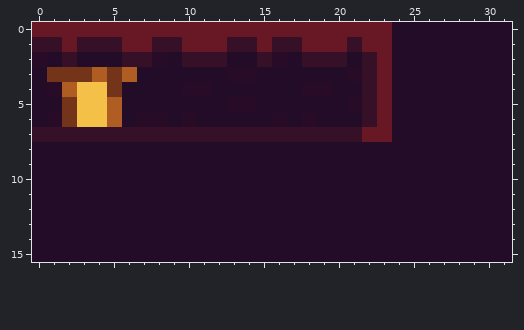
File history of a pixel-art sprite, assets/texture/tiles.png. The first picture shows the starting point.
The file is 32x16 pixels.
And afterwards:
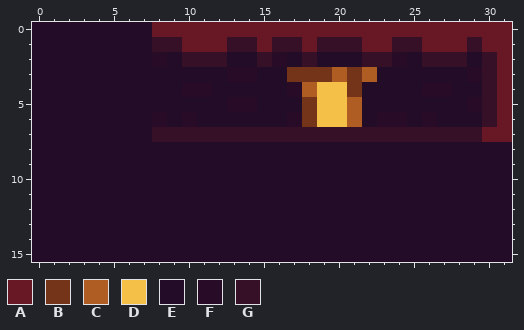
Palette (. is transparent): A #681824  B #74341a  C #af5d23  D #f4c047  E #220c27  F #280b26  G #361027
From old to new:
Colour A replaces colour E in row 0 at x 24 to 31; in row 1 at x 26 to 28 and 30 to 31; in rows 2 to 6 at x 31; in row 7 at x 30 to 31.
Colour B replaces colour E in row 3 at x 17 to 19; in row 4 at x 21; in row 5 at x 18.
Colour B replaces colour F in row 3 at x 21; in row 6 at x 18.
Colour C replaces colour E in row 3 at x 20; in row 6 at x 21.
Colour C replaces colour F in row 4 at x 18; in row 5 at x 21.
Colour C replaces colour G in row 3 at x 22.
Colour D replaces colour E in row 4 at x 20; in rows 5 to 6 at x 19 to 20.
Colour D replaces colour F in row 4 at x 19.
Colour E replaces colour A in row 0 at x 0 to 7; in row 1 at x 2 and 6 to 7; in rows 3 to 5 at x 23.
Colour E replaces colour B in row 3 at x 1 to 3 and 5; in row 4 at x 5; in rows 5 to 6 at x 2.
Colour E replaces colour C in row 3 at x 4 and 6; in row 4 at x 2; in rows 5 to 6 at x 5.
Colour E replaces colour D in rows 4 to 6 at x 3 to 4.
Colour E replaces colour F in row 2 at x 0; in row 4 at x 1; in row 6 at x 1, 7 and 16.
Colour E replaces colour G in row 1 at x 0 to 1 and 3 to 5; in row 2 at x 2, 6 to 7 and 19 to 20; in rows 4 to 6 at x 22; in row 7 at x 0 to 7.
Colour F replaces colour A in row 6 at x 23.
Colour F replaces colour E in row 2 at x 24; in row 3 at x 29; in row 4 at x 17 and 26 to 27; in row 5 at x 29; in row 6 at x 17, 24 and 26.
Colour G replaces colour A in row 1 at x 19 to 20; in row 2 at x 23; in row 7 at x 22 to 23.
Colour G replaces colour E in row 1 at x 24 to 25 and 29; in row 2 at x 26 to 28 and 30; in rows 3 to 6 at x 30; in row 7 at x 24 to 29.
